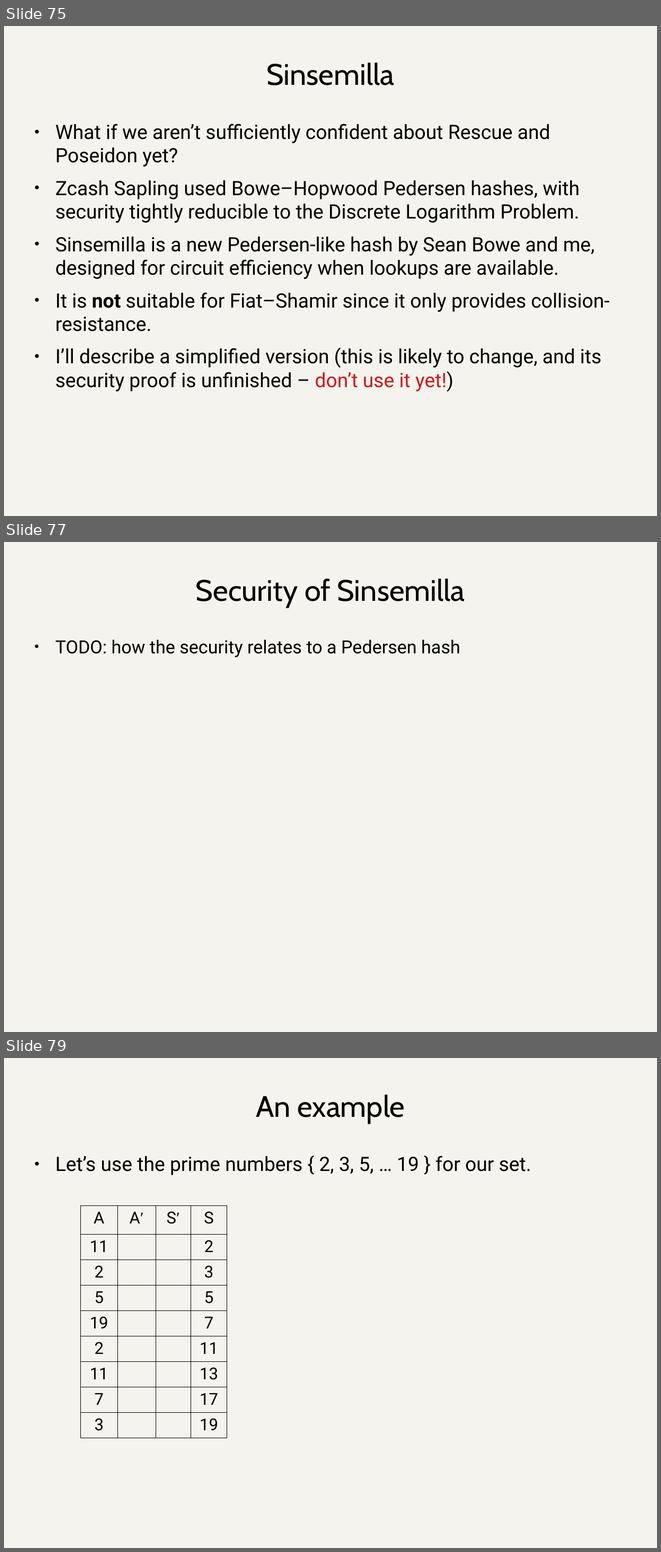
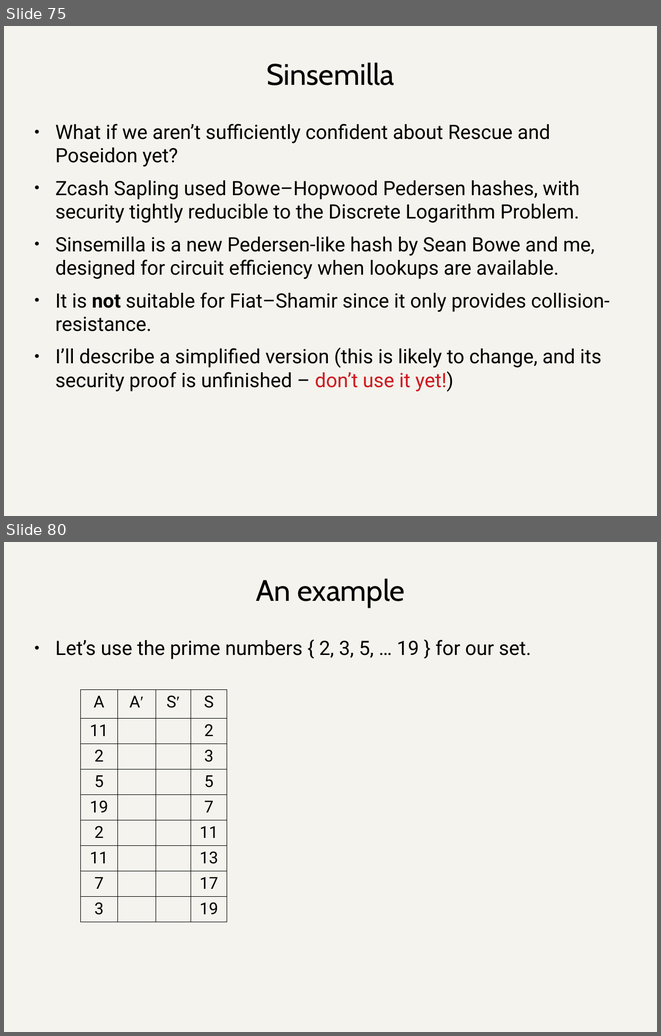
Before and after one commit to daira/halographs, a slide deck: deepdive.odp. Shown one above the other, each under a label of ours: slides 75, 77 and 79 before the commit, slides 75 and 80 after it; the slides between them are not shown. The pictures are 661x1552 and 661x1036 pixels, drawn with LibreOffice and Linux fonts; fonts in the diff are those of the drawing. Boxes give left, top, right and bottom in pixels: in the first picture for what was removed or moved away, otherwise in the second. Text is boxed around its words. In the diff, an @@ line names an element or a change of style, - is before the commit and + after.

Commit message:
Deep dive presentation: finish slides on Sinsemilla.

```diff
--- a/deepdive.odp
+++ b/deepdive.odp
@@ slide 77 removed at box(4, 542, 657, 1032), background #F4F3ED @@
@@ title removed at box(196, 579, 465, 607) @@
-Security of Sinsemilla
@@ text removed at box(55, 640, 460, 658) @@
-● TODO: how the security relates to a Pedersen hash
@@ what was slide 79 is now slide 80 @@
```
Also in this commit, not shown: 9 slides changed, 3 slides added, 1 other file.
